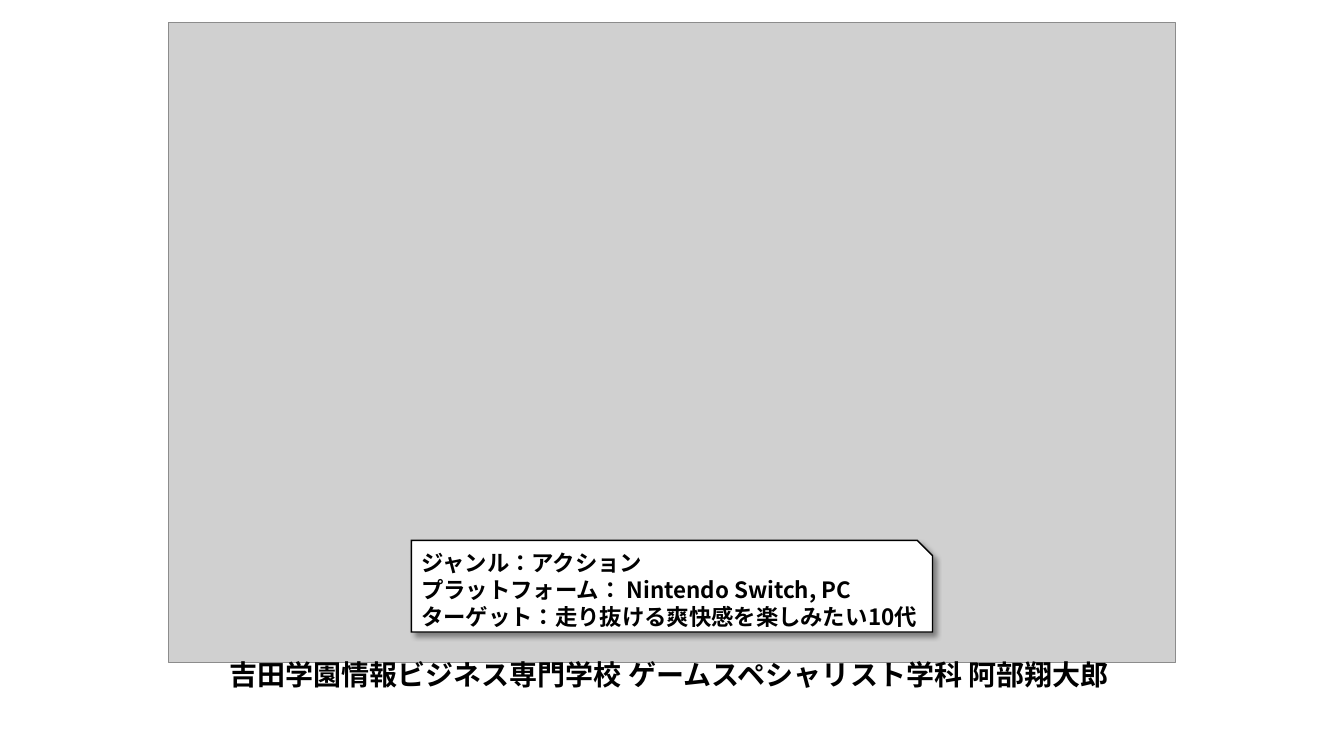
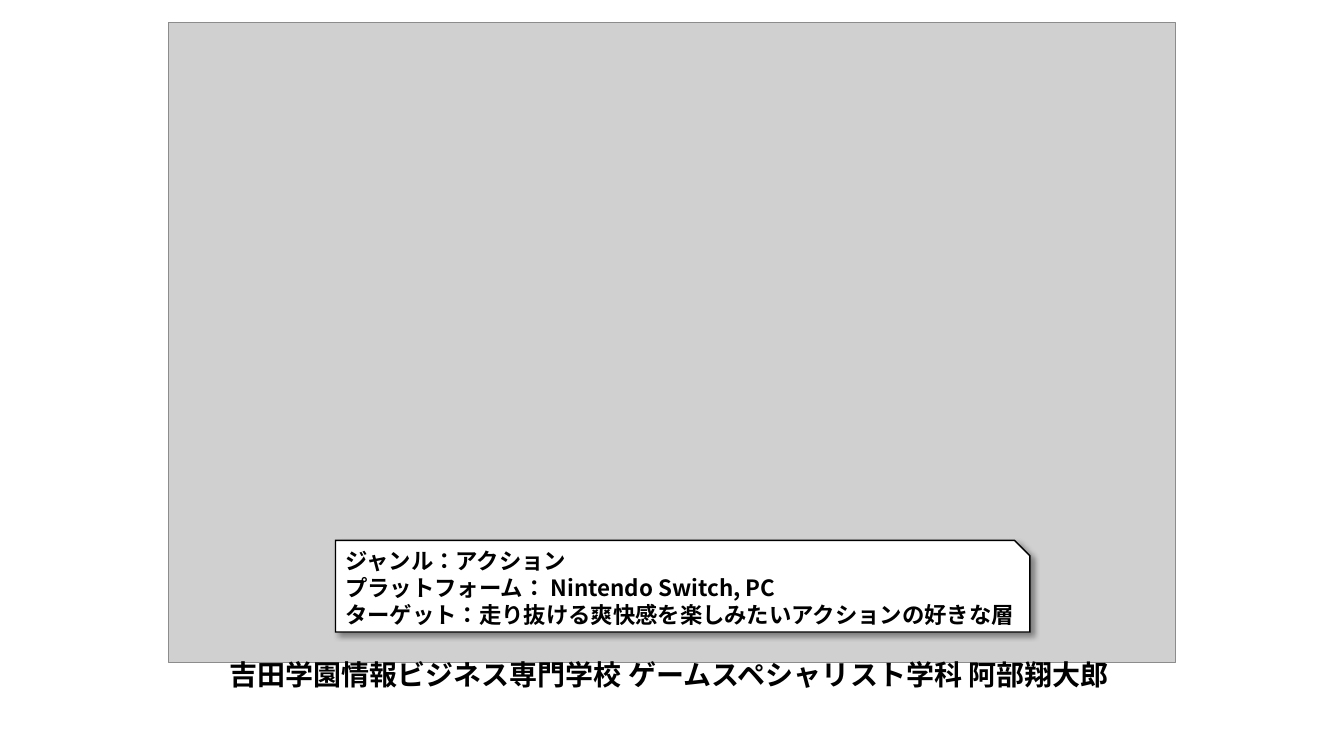
Before and after one commit to SyotaroAbe/ManipulateMagnatism, a slide deck: slide 1 of 企画書仕様書/ManipulateMagnetism.pptx. Drawn at 1344x756 pixels with LibreOffice and Linux fonts; fonts in the diff are those of the drawing; grey boxes stand for pictures. Boxes give left, top, right and bottom in pixels: in the first picture for what was removed or moved away, otherwise in the second. Text is boxed around its words. In the diff, an @@ line names an element or a change of style, - is before the commit and + after.

```diff
--- a/企画書仕様書/ManipulateMagnetism.pptx
+++ b/企画書仕様書/ManipulateMagnetism.pptx
@@ text "ジャンル：アクション": place and size @@
-text "ジャンル：アクション" at [421, 552, 917, 627]
+text "ジャンル：アクション" at [345, 550, 1013, 625]
@@ snip rect: place and size @@
-snip rect at [411, 540, 933, 632]
+snip rect at [336, 540, 1030, 632]
@@ text at [345, 600, 1013, 625]: text changed @@
-ターゲット：走り抜ける爽快感を楽しみたい10代
+ターゲット：走り抜ける爽快感を楽しみたいアクションの好きな層
```
Also in this commit, not shown: 36 other files.
